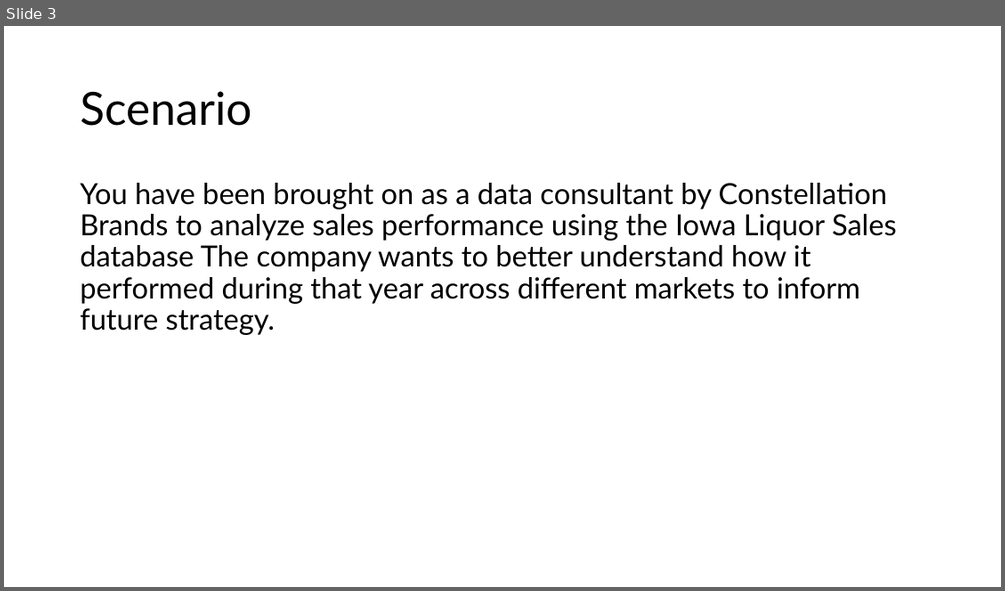
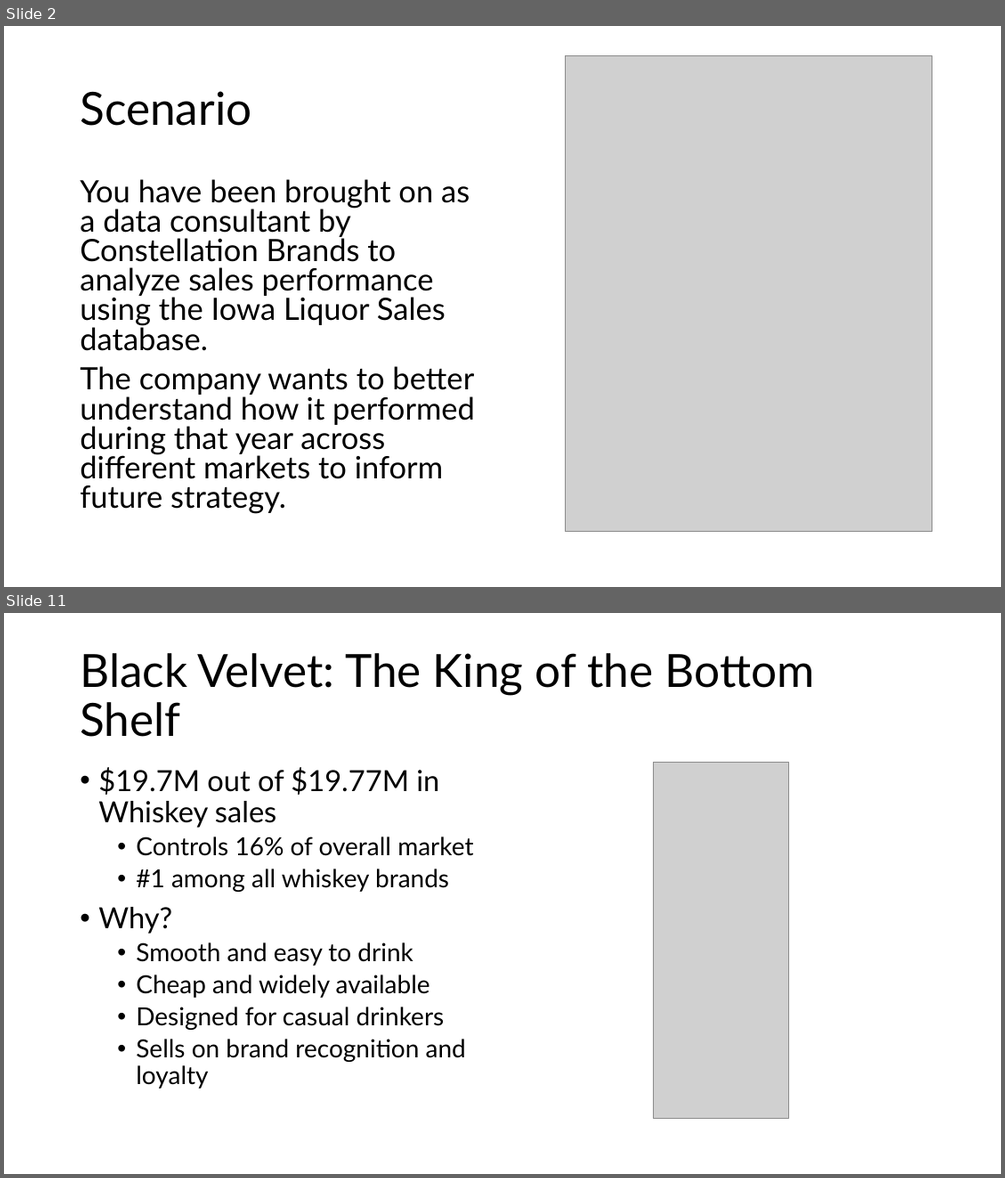
Before and after one commit to ltpham123/data-analytics, a slide deck: week-04/Pham_liquor_sales_presentation.pptx. Shown one above the other, each under a label of ours: slide 3 before the commit, slides 2 and 11 after it; the slides between them are not shown. The pictures are 1005x591 and 1005x1178 pixels, drawn with LibreOffice and Linux fonts; fonts in the diff are those of the drawing; grey boxes stand for pictures. Boxes give left, top, right and bottom in pixels: in the first picture for what was removed or moved away, otherwise in the second. Text is boxed around its words. In the diff, an @@ line names an element or a change of style, - is before the commit and + after.

```diff
--- a/week-04/Pham_liquor_sales_presentation.pptx
+++ b/week-04/Pham_liquor_sales_presentation.pptx
@@ slide 11 added at [4, 613, 1001, 1174], background #FFFFFF @@
@@ title added at [80, 653, 815, 737], 44 pt, text #000000 @@
+Black Velvet: The King of the Bottom Shelf
@@ text added at [98, 767, 473, 1088], 24 pt, text #000000 @@
+• $19.7M out of $19.77M in Whiskey sales
+  • Controls 16% of overall market
+  • #1 among all whiskey brands
+• Why?
+  • Smooth and easy to drink
+  • Cheap and widely available
+  • Designed for casual drinkers
+  • Sells on brand recognition and loyalty
@@ picture added at [653, 763, 788, 1119] @@
@@ what was slide 3 is now slide 2 @@
@@ slide 2 changed as well @@
@@ picture added at [566, 56, 933, 532] @@
@@ text at [80, 179, 475, 513]: text changed; size 28 to 29.6 pt @@
-You have been brought on as a data consultant by Constellation Brands to analyze sales performance using the Iowa Liquor Sales database The company wants to better understand how it performed during that year across different markets to inform future strategy.
+You have been brought on as a data consultant by Constellation Brands to analyze sales performance using the Iowa Liquor Sales database.
+The company wants to better understand how it performed during that year across different markets to inform future strategy.
```
Also in this commit, not shown: 2 other slides changed, 13 other slides added, 10 slides removed.
